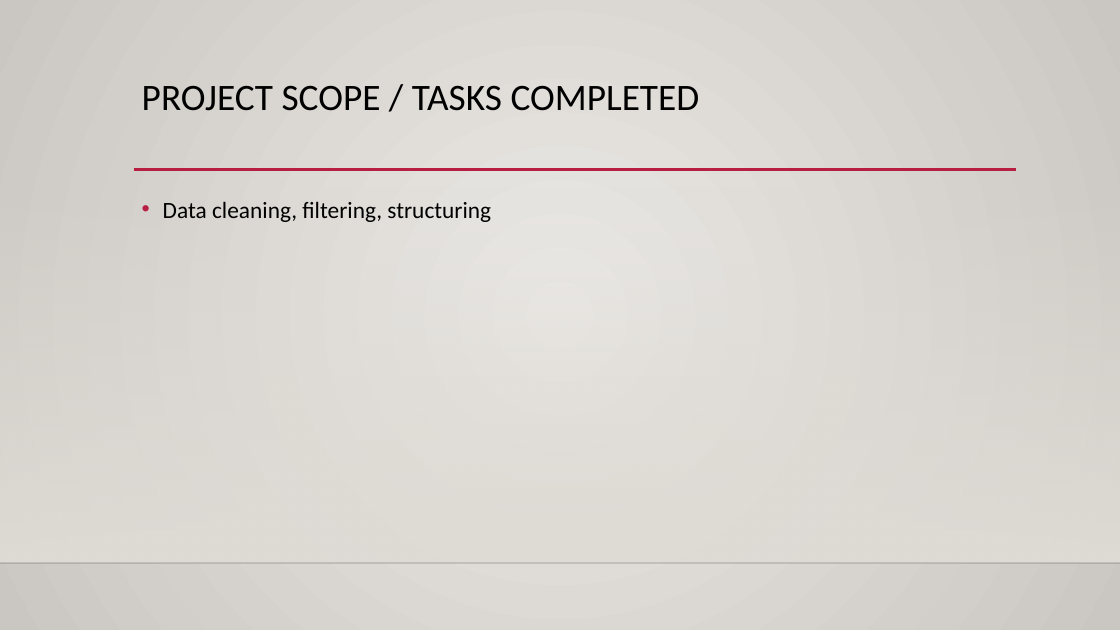
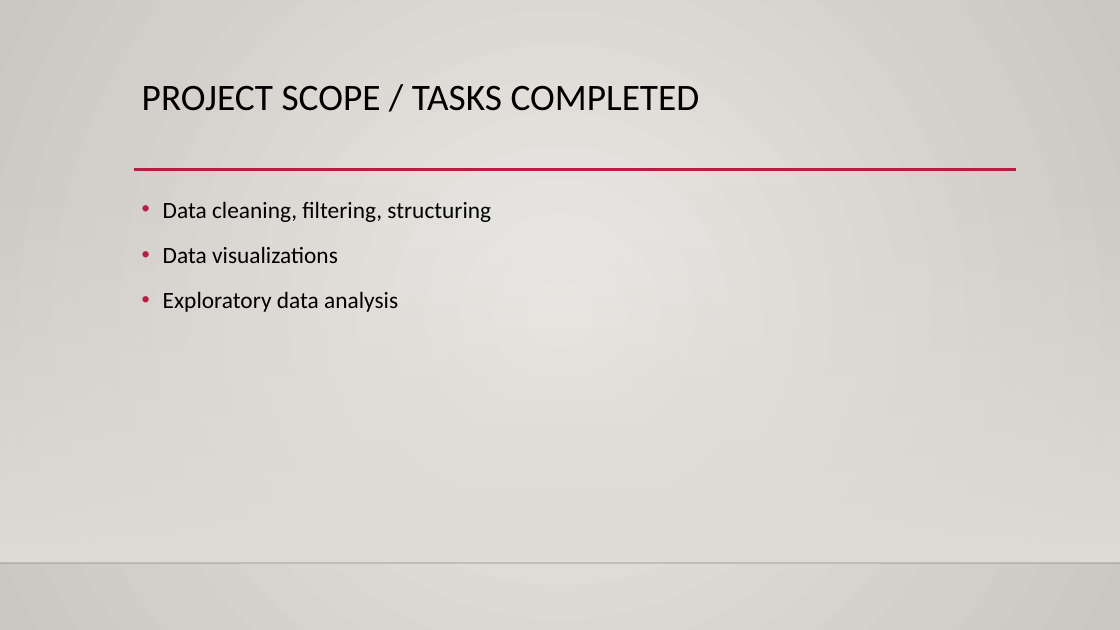
Before and after one commit to tcsimm/pharmacy-drug-utilization, a slide deck: slide 3 of analysis_presentation.pptx. Drawn at 1120x630 pixels with LibreOffice and Linux fonts; fonts in the diff are those of the drawing; background and template pictures are left out. Boxes give left, top, right and bottom in pixels: in the first picture for what was removed or moved away, otherwise in the second. Text is boxed around its words. In the diff, an @@ line names an element or a change of style, - is before the commit and + after.

Commit message:
presentation updates

```diff
--- a/analysis_presentation.pptx
+++ b/analysis_presentation.pptx
@@ text at box(163, 246, 398, 312): paragraphs added @@
+• Data visualizations
+• Exploratory data analysis
```
